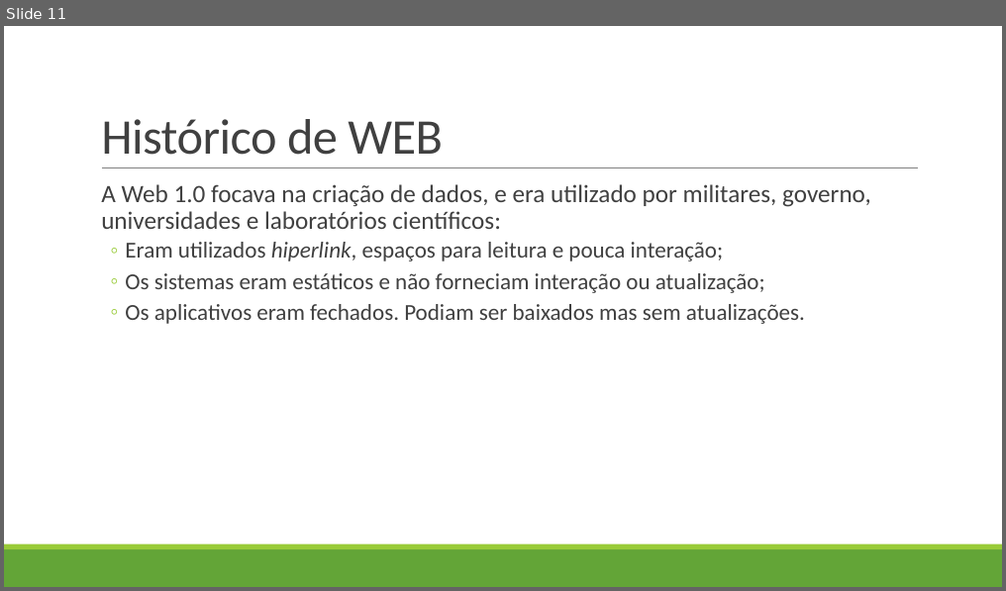
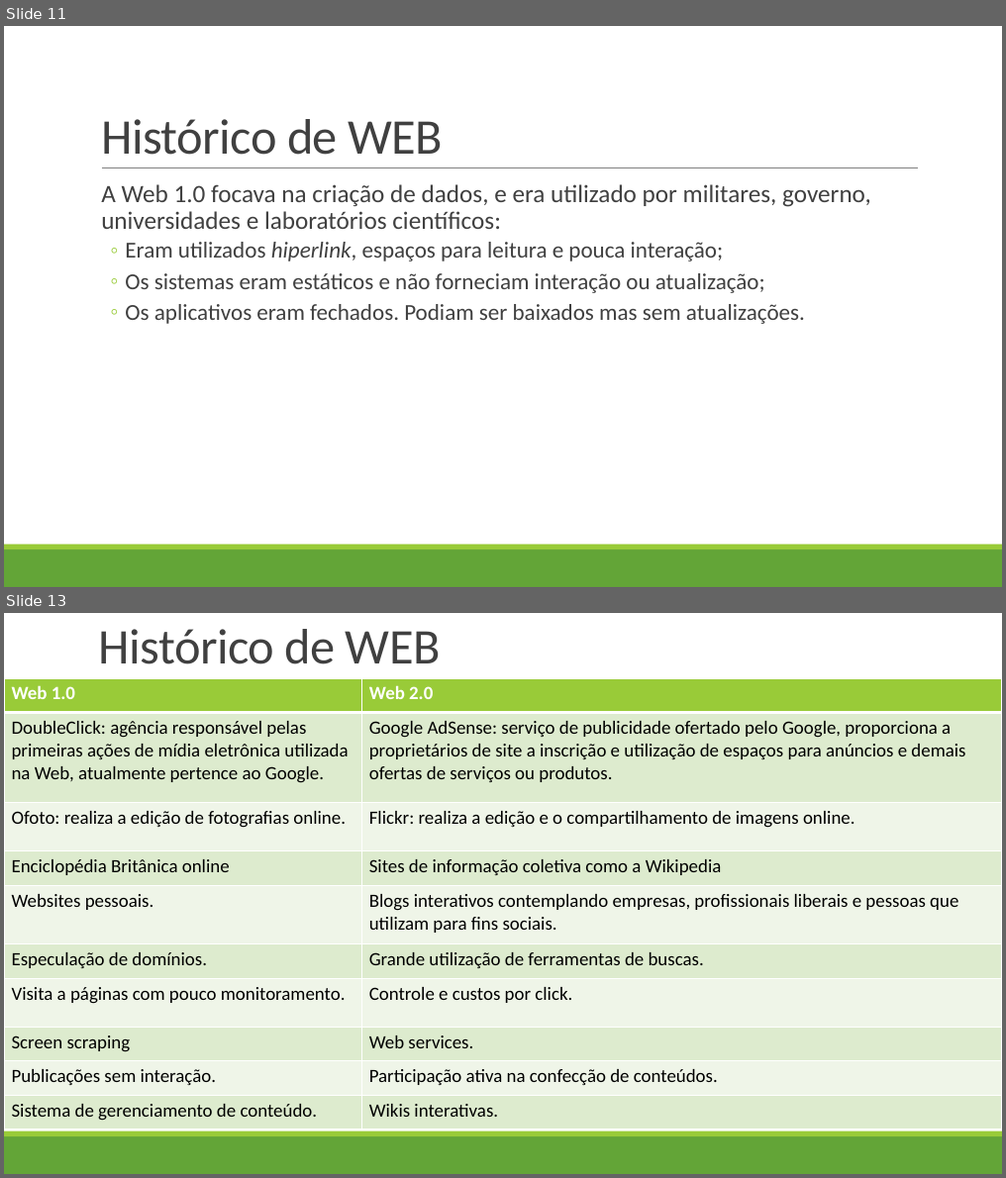
Before and after one commit to LucasHerculanoAmaro/Minhas-Aulas, a slide deck: Euripedes Simões de Paula/Gestão de Conteúdo WEB II/Aula 2/Web 2.0 e mídia social.pptx. Shown one above the other, each under a label of ours: slide 11 before the commit, slides 11 and 13 after it; the slides between them are not shown. The pictures are 1006x591 and 1006x1178 pixels, drawn with LibreOffice and Linux fonts; fonts in the diff are those of the drawing. Boxes give left, top, right and bottom in pixels: in the first picture for what was removed or moved away, otherwise in the second. Text is boxed around its words. In the diff, an @@ line names an element or a change of style, - is before the commit and + after.

```diff
--- a/Euripedes Simões de Paula/Gestão de Conteúdo WEB II/Aula 2/Web 2.0 e mídia social.pptx
+++ b/Euripedes Simões de Paula/Gestão de Conteúdo WEB II/Aula 2/Web 2.0 e mídia social.pptx
@@ slide 13 added at (4, 613, 1002, 1174), background #FFFFFF; not listed: 3 template elements that a slide beside it also shows @@
@@ title added at (99, 629, 441, 664), 48 pt, text #404040 @@
+Histórico de WEB
@@ table added at (4, 678, 1002, 1130), 10 rows, 2 columns @@
+Web 1.0 | Web 2.0
+DoubleClick: agência responsável pelas primeiras ações de mídia eletrônica utilizada na Web, atualmente pertence ao Google. | Google AdSense: serviço de publicidade ofertado pelo Google, proporciona a proprietários de site a inscrição e utilização de espaços para anúncios e demais ofertas de serviços ou produtos.
+Ofoto: realiza a edição de fotografias online. | Flickr: realiza a edição e o compartilhamento de imagens online.
+Enciclopédia Britânica online | Sites de informação coletiva como a Wikipedia
+Websites pessoais. | Blogs interativos contemplando empresas, profissionais liberais e pessoas que utilizam para fins sociais.
+Especulação de domínios. | Grande utilização de ferramentas de buscas.
+Visita a páginas com pouco monitoramento. | Controle e custos por click.
+Screen scraping | Web services.
+Publicações sem interação. | Participação ativa na confecção de conteúdos.
+Sistema de gerenciamento de conteúdo. | Wikis interativas.
```
Also in this commit, not shown: 1 slide changed, 6 other slides added, 1 other file.
